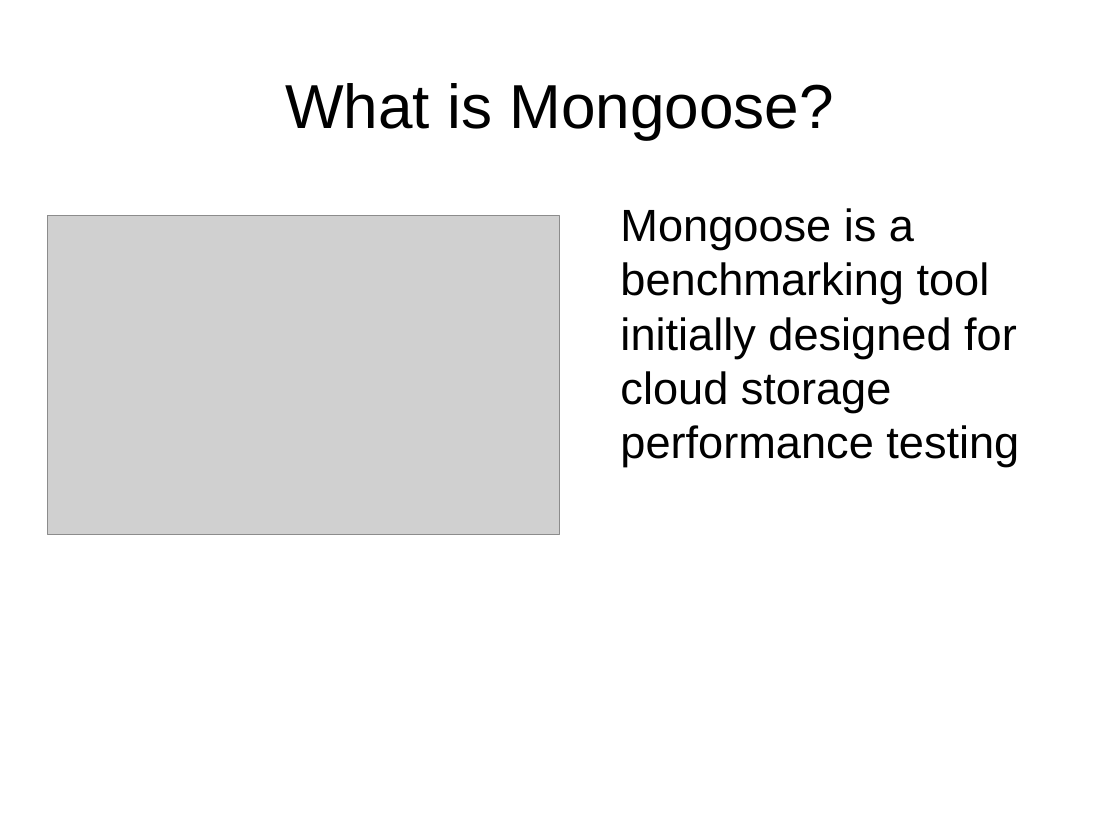
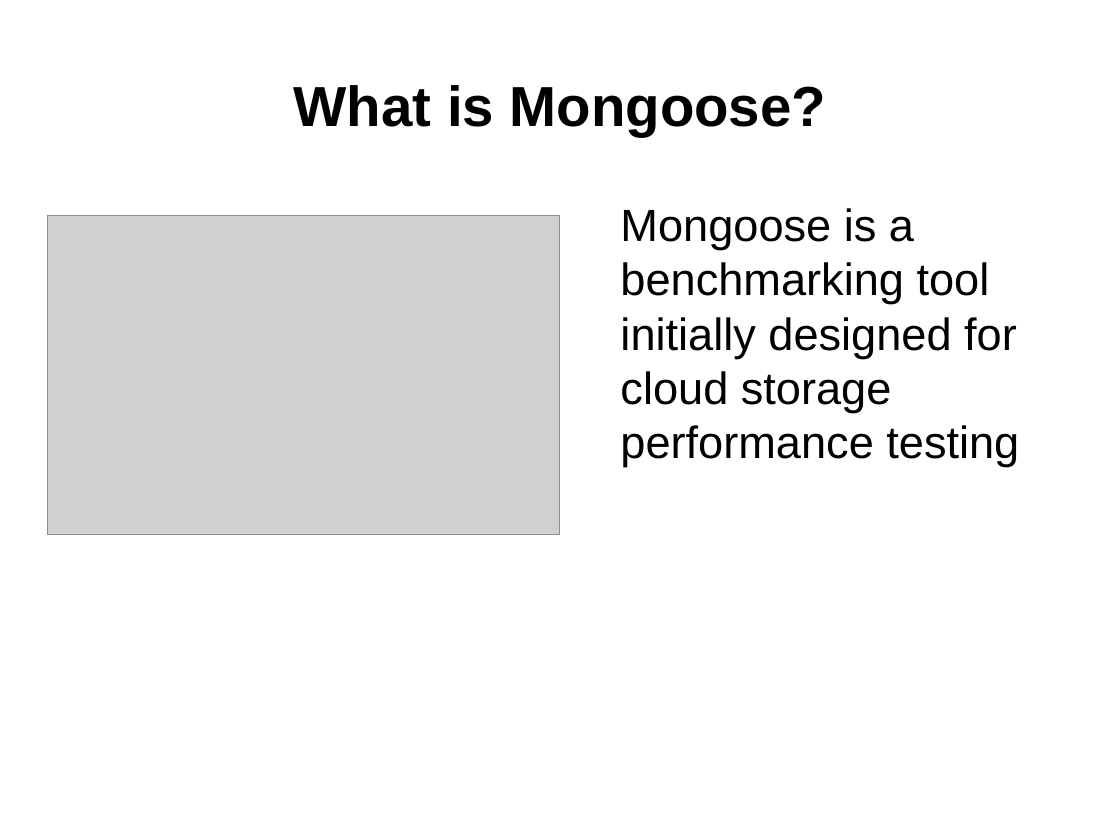
Before and after one commit to emc-mongoose/mongoose, a slide deck: slide 2 of doc/mongoosev2.odp. Drawn at 1120x840 pixels with LibreOffice and Linux fonts; fonts in the diff are those of the drawing; grey boxes stand for pictures. Boxes give left, top, right and bottom in pixels: in the first picture for what was removed or moved away, otherwise in the second. Text is boxed around its words. In the diff, an @@ line names an element or a change of style, - is before the commit and + after.

```diff
--- a/doc/mongoosev2.odp
+++ b/doc/mongoosev2.odp
@@ title "What is Mongoose?" at bbox=[294, 85, 826, 136]: size 44 to 40 pt, bold on @@
```
Also in this commit, not shown: 2 other slides changed, 3 slides added, 2 slides removed, 19 other files.
